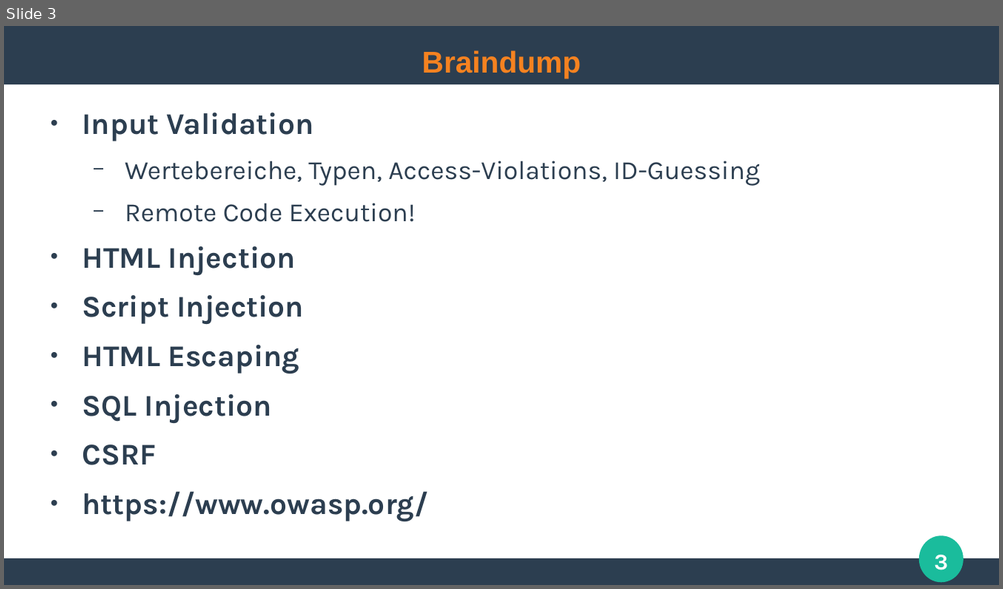
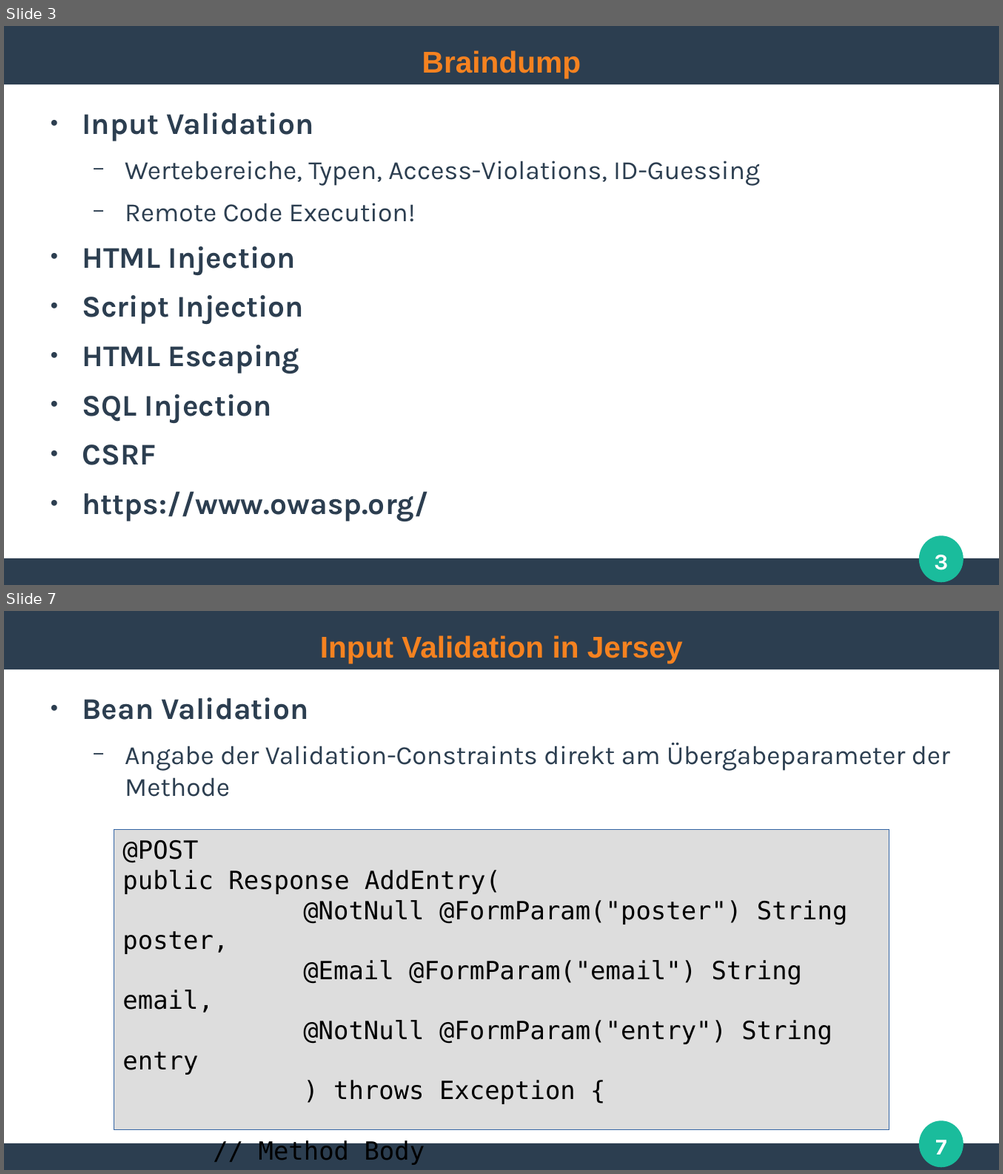
Before and after one commit to ghandmann/HS-AlbSig-WebAnwendungen2, a slide deck: Kapitel/06_WebSecurity.odp. Shown one above the other, each under a label of ours: slide 3 before the commit, slides 3 and 7 after it; the slides between them are not shown. The pictures are 1003x589 and 1003x1174 pixels, drawn with LibreOffice and Linux fonts; fonts in the diff are those of the drawing. Boxes give left, top, right and bottom in pixels: in the first picture for what was removed or moved away, otherwise in the second. Text is boxed around its words. In the diff, an @@ line names an element or a change of style, - is before the commit and + after.

```diff
--- a/Kapitel/06_WebSecurity.odp
+++ b/Kapitel/06_WebSecurity.odp
@@ slide 7 added at [4, 611, 999, 1170], background #FFFFFF; not listed: 3 template elements that a slide beside it also shows @@
@@ title added at [320, 635, 683, 664], 24 pt, text #F58220, bold @@
+Input Validation in Jersey
@@ text added at [82, 698, 950, 797], 21 pt, text #2C3E50 @@
+● Bean Validation
+  − Angabe der Validation-Constraints direkt am Übergabeparameter der Methode
@@ rectangle added at [114, 830, 889, 1130], fill #DDDDDD, outline #3465A4 0 pt, 20 pt, text #000000 @@
+@POST
+public Response AddEntry(
+@NotNull @FormParam("poster") String poster,
+@Email @FormParam("email") String email,
+@NotNull @FormParam("entry") String entry
+) throws Exception {
+// Method Body
+}
@@ page number added at [935, 1140, 946, 1155], 18 pt, text #FFFFFF, bold @@
+7
```
Also in this commit, not shown: 17 other slides added.
